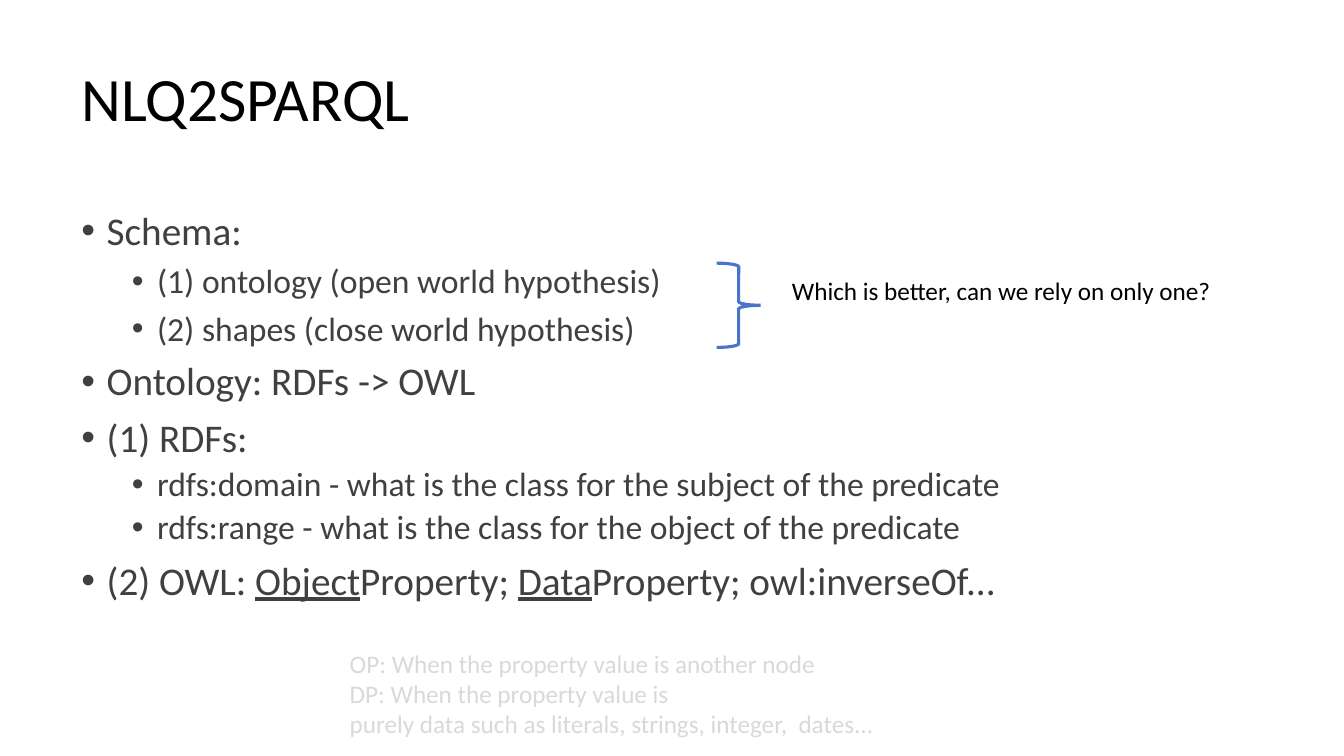
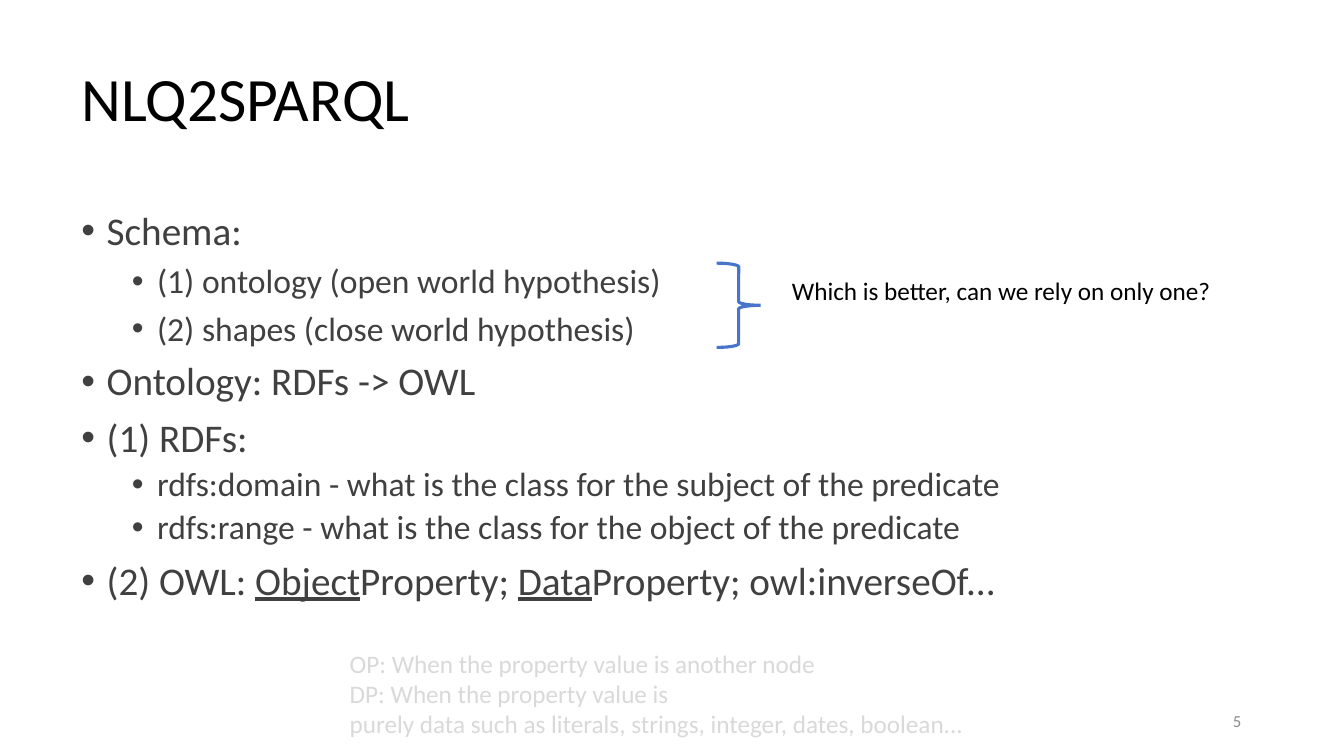
Before and after one commit to DDMAL/linkedmusic-queries, a slide deck: slide 5 of handOver_generalReviewOf_LinkedMusicQueries2024-2025.pptx. Drawn at 1344x756 pixels with LibreOffice and Linux fonts; fonts in the diff are those of the drawing. Boxes give left, top, right and bottom in pixels: in the first picture for what was removed or moved away, otherwise in the second. Text is boxed around its words. In the diff, an @@ line names an element or a change of style, - is before the commit and + after.

```diff
--- a/handOver_generalReviewOf_LinkedMusicQueries2024-2025.pptx
+++ b/handOver_generalReviewOf_LinkedMusicQueries2024-2025.pptx
@@ text at (x1=350, y1=710, x2=962, y2=741): text changed @@
-purely data such as literals, strings, integer, dates...
+purely data such as literals, strings, integer, dates, boolean...
@@ page number added at (x1=1233, y1=716, x2=1241, y2=727), 12 pt, text #8C8C8C @@
+5
```
Also in this commit, not shown: 13 other slides changed, 3 slides added, 2 other files.
